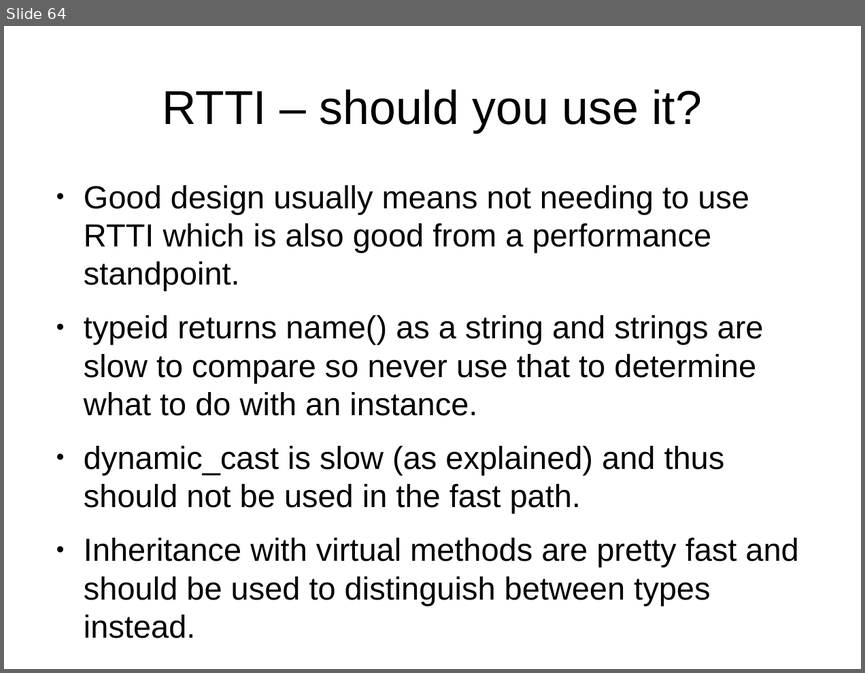
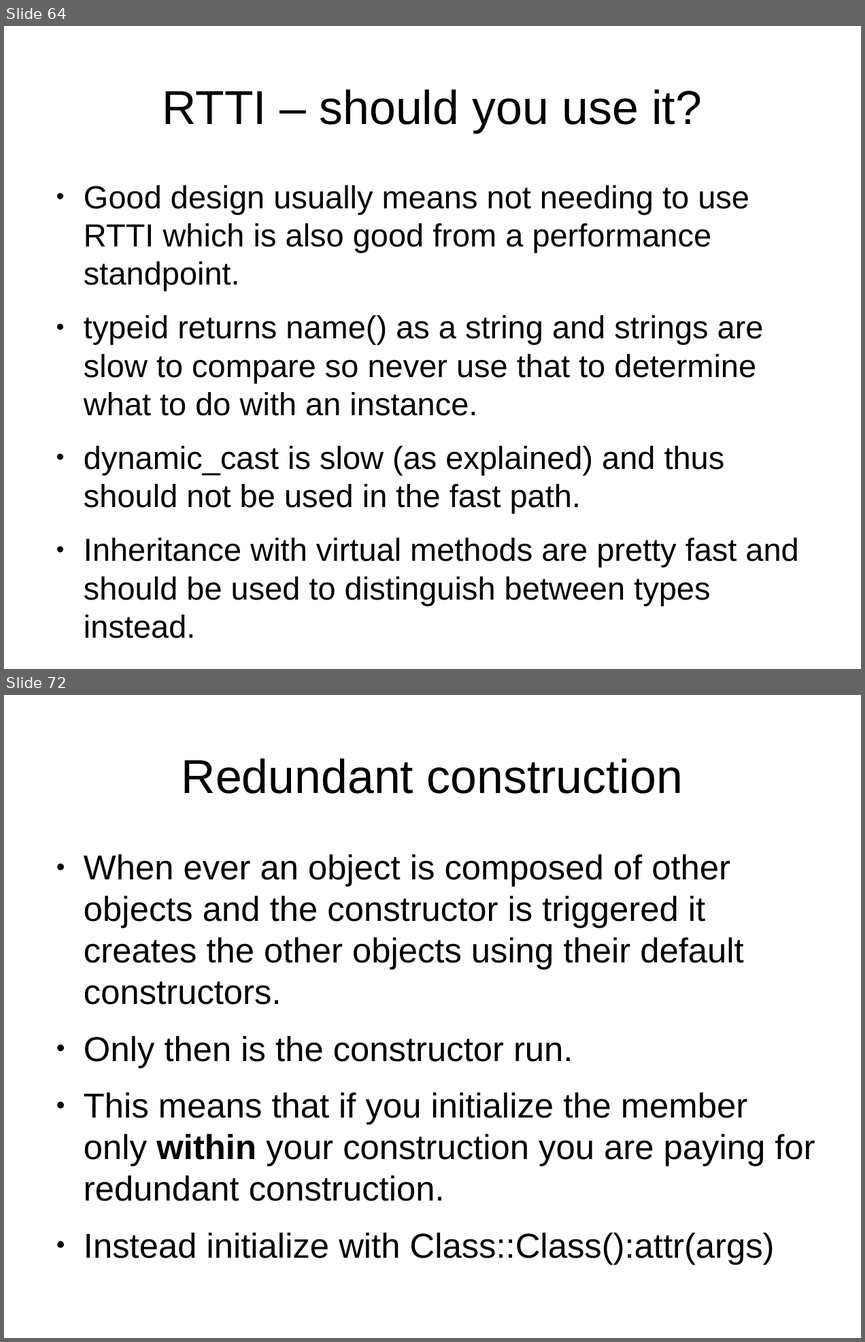
Before and after one commit to veltzer/demos, a slide deck: cpp/multi_core/effective_cplusplus.odp. Shown one above the other, each under a label of ours: slide 64 before the commit, slides 64 and 72 after it; the slides between them are not shown. The pictures are 865x673 and 865x1342 pixels, drawn with LibreOffice and Linux fonts; fonts in the diff are those of the drawing. Boxes give left, top, right and bottom in pixels: in the first picture for what was removed or moved away, otherwise in the second. Text is boxed around its words. In the diff, an @@ line names an element or a change of style, - is before the commit and + after.

```diff
--- a/cpp/multi_core/effective_cplusplus.odp
+++ b/cpp/multi_core/effective_cplusplus.odp
@@ slide 72 added at (4, 695, 861, 1338), background #FFFFFF @@
@@ title added at (181, 758, 683, 794), 44 pt, text #000000 @@
+Redundant construction
@@ text added at (84, 854, 815, 1264), 32 pt, text #000000 @@
+● When ever an object is composed of other objects and the constructor is triggered it creates the other objects using their default constructors.
+● Only then is the constructor run.
+● This means that if you initialize the member only within your construction you are paying for redundant construction.
+● Instead initialize with Class::Class():attr(args)
```
Also in this commit, not shown: 12 other slides added, 1 other file.
